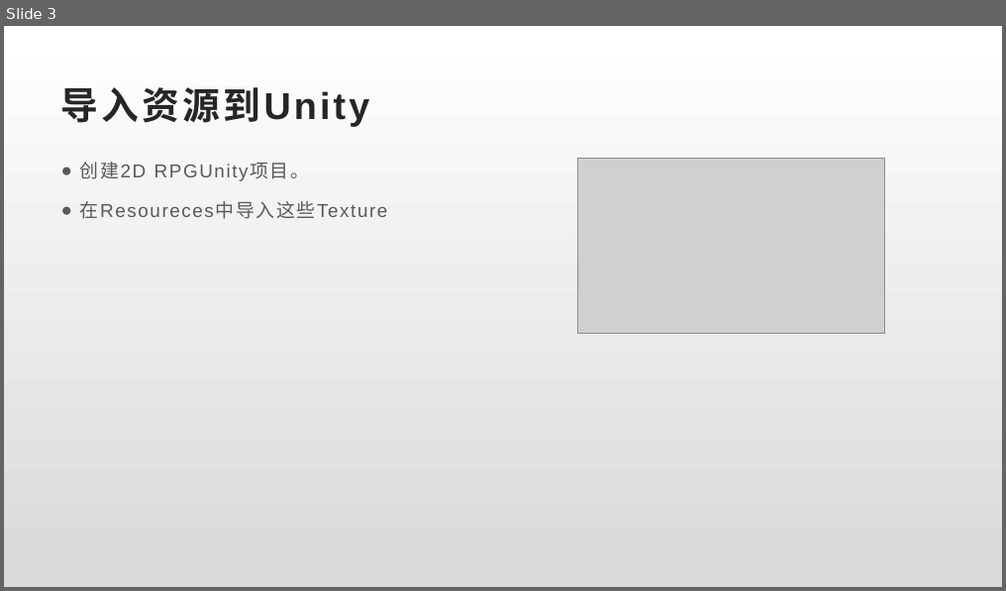
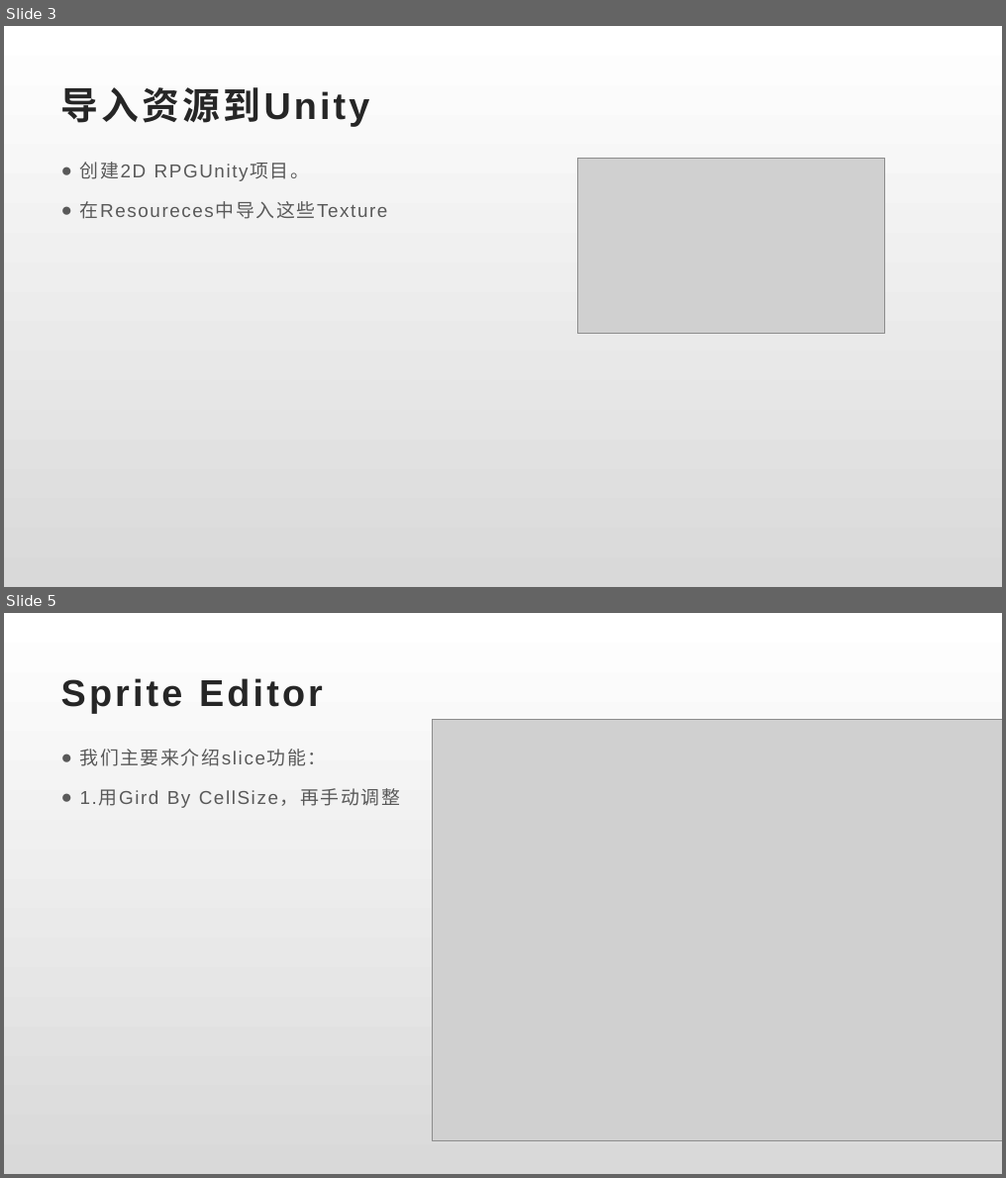
Before and after one commit to jerrysheen/UNO, a slide deck: 基础课程/第二节/第二节课.pptx. Shown one above the other, each under a label of ours: slide 3 before the commit, slides 3 and 5 after it; the slides between them are not shown. The pictures are 1006x591 and 1006x1178 pixels, drawn with LibreOffice and Linux fonts; fonts in the diff are those of the drawing; grey boxes stand for pictures. Boxes give left, top, right and bottom in pixels: in the first picture for what was removed or moved away, otherwise in the second. Text is boxed around its words. In the diff, an @@ line names an element or a change of style, - is before the commit and + after.

```diff
--- a/基础课程/第二节/第二节课.pptx
+++ b/基础课程/第二节/第二节课.pptx
@@ slide 5 added at (4, 613, 1002, 1174), background gradient #FFFFFF to #D9D9D9 @@
@@ title added at (61, 678, 323, 713), 36 pt, text #262626, bold @@
+Sprite Editor
@@ picture added at (433, 719, 1002, 1141) @@
@@ text added at (80, 749, 400, 808), 18 pt, text #595959 @@
+● 我们主要来介绍slice功能：
+● 1.用Gird By CellSize，再手动调整
```
Also in this commit, not shown: 1 slide changed, 1 other slide added, 3 other files.
